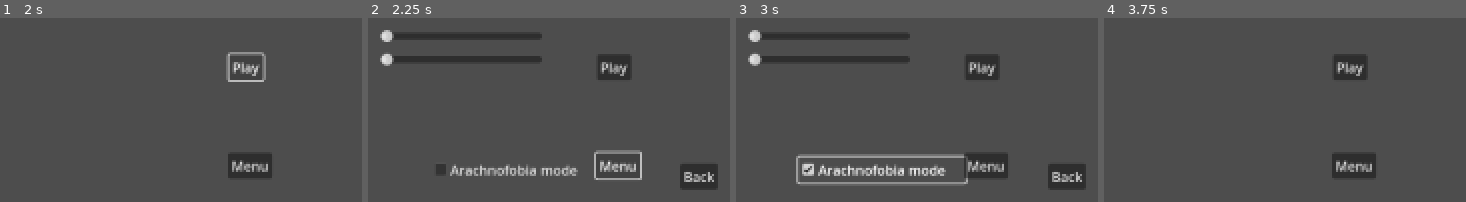
Above: before the commit, frames 1-4 (left to right).
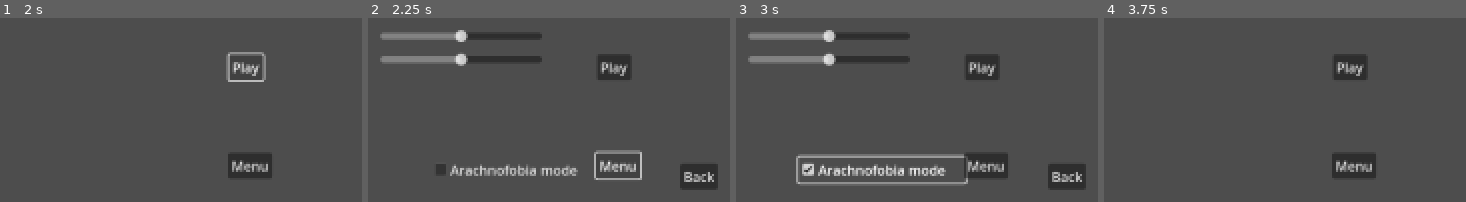
Above: after the commit, the same moments.

Repository: matouseek/game-jam-25
Game: Godot game, scene res://scenes/main_menu.tscn
The game is run twice, just before and just after one commit, with the same random seed, the same clock (stepped at 60 frames per second) and the same inputs. The project has no main scene, so this scene is started directly. The engine's default icon, where the game draws it, is replaced by a stand-in: a white triangle on a blue panel in a dark square. A sky picture missing from this copy of the repository is replaced by a grey-blue gradient. Sound files missing from this copy of the repository are replaced by a short silence.
Inputs:
- Up to frame 1 (2 s): click "Play" at 0.5 s; click "Play" at 1.25 s
- Up to frame 2 (2.25 s): click "Menu" at 2 s
- Up to frame 3 (3 s): click "Arachnofobia mode" at 2.75 s
- Up to frame 4 (3.75 s): click "Back" at 3.5 s

Frame 1 is identical in both runs. In frame 2, 2.2% of the frame differs, in the area x 3-28%, y 6-27%; in frame 3, 2.2%; in frame 4, nothing differs.

Commit message:
Merge todos

Diff:
--- a/scenes/game_manager.tscn
+++ b/scenes/game_manager.tscn
@@ -41,6 +41,7 @@
 grow_vertical = 2
 max_value = 1.0
 step = 0.01
+value = 0.5
 
 [node name="MusicVolume" type="HSlider" parent="Menu"]
 anchors_preset = 8
@@ -56,6 +57,7 @@
 grow_vertical = 2
 max_value = 1.0
 step = 0.01
+value = 0.5
 
 [node name="Back" type="Button" parent="Menu"]
 anchors_preset = 8
--- a/scripts/game_manager.gd
+++ b/scripts/game_manager.gd
@@ -58,6 +58,8 @@
 	level_completed.connect(switch_to_map)
 	map_completed.connect(switch_to_level)
 	music.volume_db = linear_to_db($Menu/MusicVolume.value)
+
+	setup_sfx_parent()
 
 	play_music('res://assets/music/skibidi.mp3')
 
--- a/scripts/sacrifice.gd
+++ b/scripts/sacrifice.gd
@@ -13,12 +13,16 @@
 var natives_dialog : Array[String] = ["Spirits be with you travelers...", "Our gods crave blood, how many of our people shall we sacrifice?"]
 var ship_dialog : Array[String] = ["Greetings people of the wild! What do you wish from us?", "Well..."]
 
+var travell_back_natives_zero_response : String = "Hold up... how did you do that"
+var travell_back_ship_non_zero_response : String = "You could've saved them, we know the concept of zero... asshole"
+
 # Called when the node enters the scene tree for the first time.
 func _ready() -> void:
 	people = $Falling/People.get_children()
 	hud.digit_pressed.connect(sacrifice)
 	hud.visible = false
-	if (GM.travelling_back): travel_back()
+	if GM.travelling_back:
+		travel_back()
 	else: first_time()
 
 func first_time():
@@ -87,6 +91,19 @@
 
 func sacrifice(to_sacrifice : int):
 	if to_sacrifice >= 1:
+		if GM.travelling_back:
+				var tween = get_tree().create_tween()
+				tween.tween_property(ship, "modulate:a", 0, DIALOG_TIME)
+
+				await tween.finished
+
+				ship.text = travell_back_ship_non_zero_response
+
+				tween = get_tree().create_tween()
+				tween.tween_property(ship, "modulate:a", 1, DIALOG_TIME)
+
+				await get_tree().create_timer(3).timeout
+
 		$Prolog.visible = false
 		$Falling.visible = true
 		hud.process_mode = Node.PROCESS_MODE_DISABLED
@@ -97,4 +114,16 @@
 			var sprite = people[i] as Person
 			sprite.run(300)
 		await get_tree().create_timer(5).timeout
+	else:
+		var tween = get_tree().create_tween()
+		tween.tween_property(natives, "modulate:a", 0, DIALOG_TIME)
+
+		await tween.finished
+
+		natives.text = travell_back_natives_zero_response
+
+		tween = get_tree().create_tween()
+		tween.tween_property(natives, "modulate:a", 1, DIALOG_TIME)
+
+		await get_tree().create_timer(3).timeout
 	GM.level_completed.emit()
Not shown, changed: Notes/todo.md
